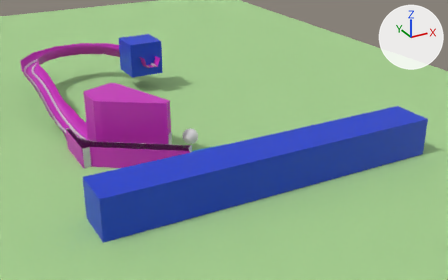
The COLLADA model wire_forms.dae: old version first, new version second.
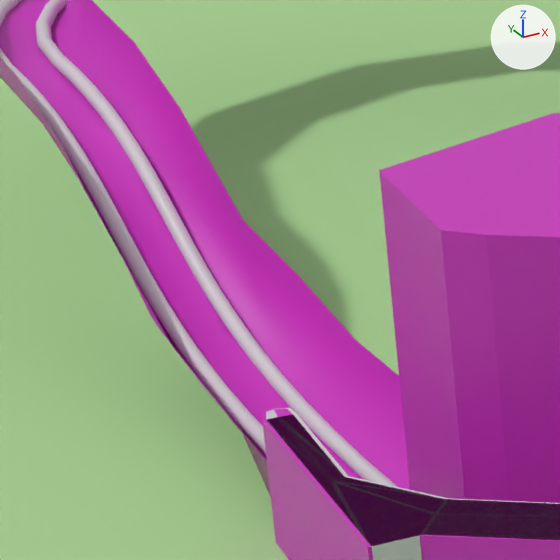
The first picture shows the older version from a 50 mm lens placed at (0.77, -11.72, 4.46), pointed at (6.07, -2.09, -0.35). The close-ups show both versions on the part from 6% to 25% of the width and 24% to 54% of the height of that picture; other places that the commit changed are outside them. The axes (+X, +Y, +Z) are drawn at upper right. The lights are the same throughout. Where no turn or scale is listed for an object, it has been applied to the vertices.

Script lines for the objects in view, before the commit:
```python
me_mesh = bpy.data.meshes.new('Mesh')
me_mesh.from_pydata(...)  # 63 vertices, 91 faces; spans x -2.31..0.44, y -3.18..0.68, z 0.0..0.8
me_mesh.materials.append(mat_invisble)  # pink #cd2cc0
me_mesh_001 = bpy.data.meshes.new('Mesh.001')
me_mesh_001.from_pydata(...)  # 3936 vertices, 7680 faces; spans x -1.97..0.63, y -3.17..0.64, z -0.02..0.61
me_mesh_001.materials.append(mat_material)  # light grey #d1d1d1
me_sphere_003 = bpy.data.meshes.new('Sphere.003')
me_sphere_003.from_pydata(...)  # a UV sphere (32 segments, 16 rings, poles along z) spanning x -0.135..0.135, y -0.135..0.135, z -0.135..0.135
ob_ball = bpy.data.objects.new('BALL', me_sphere_003)
ob_ball.location = (4.977, -2.884, 0.251)
ob_p__ramp_physics_alt_c__convert__decimate__apply = bpy.data.objects.new('P__ramp_physics_alt_c__convert__decimate__apply', me_mesh)
ob_p__ramp_physics_alt_c__convert__decimate__apply.location = (5.306, 1.46, -0.002)
ob_ramp_visual_triangles = bpy.data.objects.new('ramp_visual_triangles', me_mesh_001)
ob_ramp_visual_triangles.location = (5.026, 1.45, 0.014)
# also in view: 'visual_inlane' at (3.94, -2.55, 0.09); 'Plane' at (5.72, 0.08, 0.0); 'P_left_inlane' at (3.93, -2.55, 0.37)
```
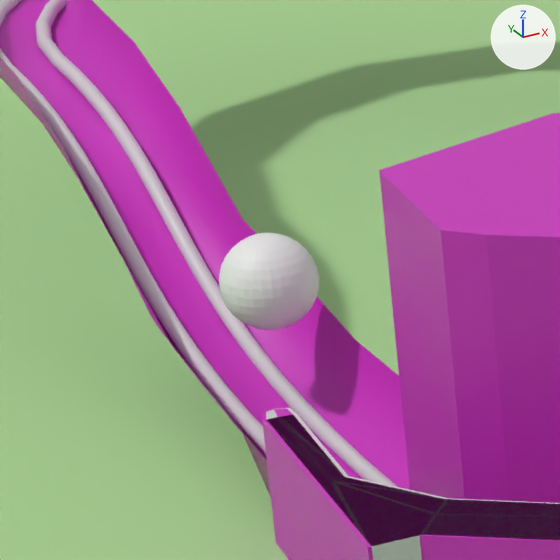
Diff of the bpy script that builds the scene:
```diff
--- a/wire_forms.dae.py
+++ b/wire_forms.dae.py
@@ ob_ball @@
 ob_ball = bpy.data.objects.new('BALL', me_sphere_003)
-ob_ball.location = (4.977, -2.884, 0.251)
+ob_ball.location = (3.389, -0.996, 0.423)
```

Changed parts and their boxes (x1, y1, x2, y2) in the close-ups (560 x 560 px):
'BALL', moved (not visible before): after (219, 233, 319, 330)
